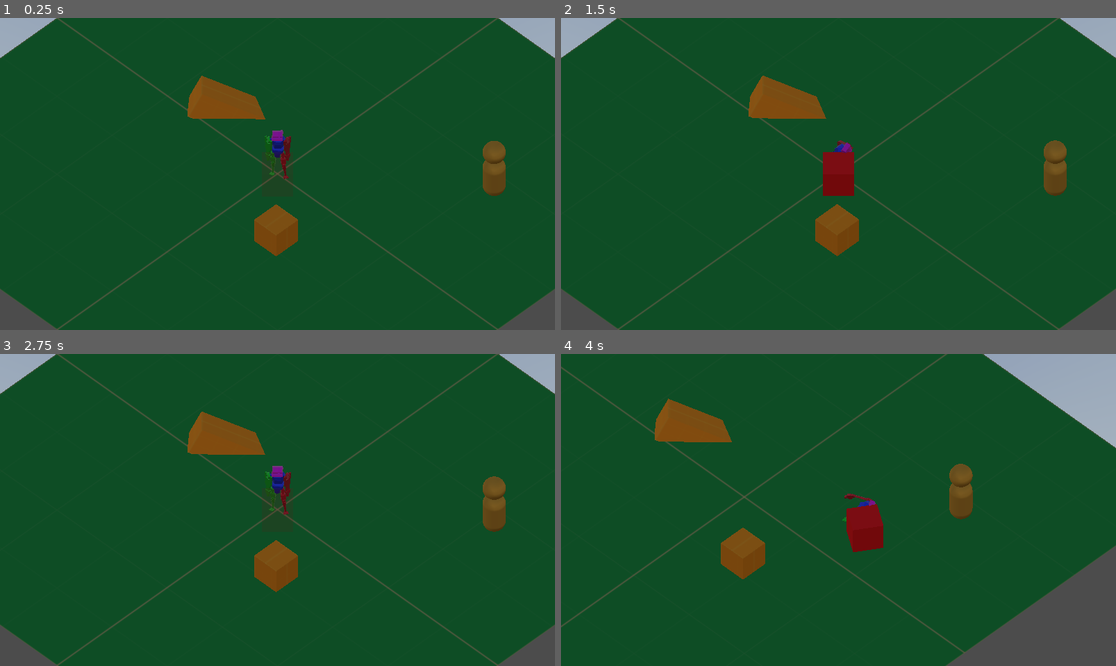
Above: before the commit, frames 1-4 (two rows, left to right).
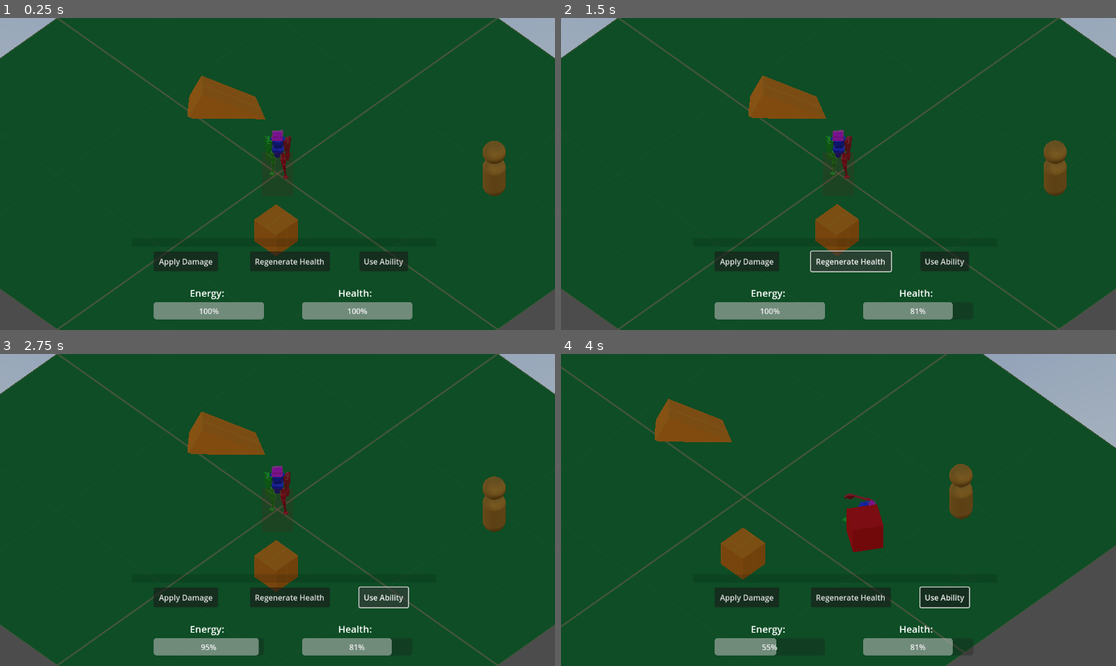
Above: after the commit, the same moments.

Repository: Androx765/Game_dev
Game: Godot game, scene res://scenes/game/game.tscn
The game is run twice, just before and just after one commit, with the same random seed, the same clock (stepped at 60 frames per second) and the same inputs. This scene is started directly instead of the project's main scene. A sky picture missing from this copy of the repository is replaced by a grey-blue gradient.
Inputs (mouse positions are in pixels of both pictures, inside the frame that each line leads up to):
- Up to frame 1 (0.25 s): no input
- Up to frame 2 (1.5 s): click (749, 261) at 0.5 s, where only the run after the commit has a clickable "Apply Damage"; click (849, 261) at 1.25 s, where only the run after the commit has a clickable "Regenerate Health"
- Up to frame 3 (2.75 s): click (382, 597) at 2 s, where only the run after the commit has a clickable "Use Ability"
- Up to frame 4 (4 s): move the mouse to (960, 494) at 2.77 s; press the mouse at (960, 494) at 2.78 s; hold D (move_right) 2.78-3.53 s; move the mouse to (727, 525) at 3.52 s; release the mouse at (727, 525) at 3.53 s; hold S (move_down) from 3.53 s (still down); tap 1 (dance1) at 3.6 s; click (727, 525) at 3.8 s

The runs differ from the first frame. In frame 1, 4.5% of the frame differs, in the area x 27-75%, y 74-97%; in frame 2, 5.4%, in the area x 27-74%, y 35-97%; in frame 3, 4.4%; in frame 4, 3.9%.

Commit message:
Create base entity, add basic ui to test

Diff:
--- /dev/null
+++ b/Game/scenes/game/characters/entity.gd
@@ -0,0 +1,79 @@
+class_name Entity
+
+extends CharacterBody3D #should be RigidBody3D
+
+# base stats
+var health_max: int
+var health_current: int
+var health_temp: int
+var health_regen: int
+var armor: int
+
+var energy_max: int
+var energy_current: int
+var energy_regen: int
+
+#var resistances: Dictionary
+
+# movement stats
+var direction: Vector2
+var speed_max: float
+var speed_current: float
+var acceleration: float
+var agility: int # how fast can you turn
+
+var is_busy: bool # is attacking / using ability
+var is_moving: bool
+
+func setup_base_stats(health: int, energy: int):
+	health_current = health
+	health_max = health
+	health_regen = health / 100
+	energy_current = energy
+	energy_max = energy
+	energy_regen = energy / 100
+
+# Called when the node enters the scene tree for the first time.
+func _ready():
+	pass
+
+# Called every frame. 'delta' is the elapsed time since the previous frame.
+func _process(delta):
+	pass
+
+## regenerate health by adding the regen amount
+func regen_heath():
+	if health_current < health_max:
+		health_current += health_regen
+		if health_current > health_max:
+			health_current = health_max
+
+## regenerate health by adding the regen amount
+func regen_energy():
+	if energy_current < energy_max:
+		energy_current += energy_regen
+		if energy_current > energy_max:
+			energy_current = energy_max
+
+func use_energy(amount: int):
+	energy_current -= amount
+	if energy_current < 0:
+		energy_current = 0
+
+## apply damage to node, amount of damage received depends on amount of damage and its damage type
+func apply_damage(amount: int):
+	var amount_rest = amount
+	# entity has still armor, remove from armor
+	while amount > 0 && armor > 0:
+		apply_damage_to_armor()
+		amount -= 1
+	# remove from health
+	while amount > 0 && health_current > 0:
+		apply_damage_to_health()
+		amount -= 1
+
+func apply_damage_to_armor():
+	armor -= 1
+
+func apply_damage_to_health():
+	health_current -= 1
--- a/Game/scenes/game/characters/player/player.gd
+++ b/Game/scenes/game/characters/player/player.gd
@@ -1,7 +1,7 @@
-extends CharacterBody3D
+extends Entity
 
-@export var speed = 5.0
-@export var acceleration = 5.0
+#@export var speed = 5.0
+#@export var acceleration = 5.0
 
 # Get the gravity from the project settings to be synced with RigidBody nodes.
 var gravity = ProjectSettings.get_setting("physics/3d/default_gravity")
@@ -16,6 +16,11 @@
 @onready var anim_tree = $playerModelWAnim.get_children()[2]
 @onready var anim_state = $playerModelWAnim.get_children()[2].get("parameters/playback")
 
+func _ready():
+	# init base stats
+	setup_base_stats(100, 100)
+	speed_current = 5.0
+	acceleration = 5.0
 
 func _physics_process(delta):
 	# Add the gravity.
@@ -42,10 +47,10 @@
 	var direction = (transform.basis * Vector3(input_dir.x, 0, input_dir.y)).normalized()
 
 	# change velocity of player
-	velocity = lerp(velocity, direction * speed, acceleration * delta)
+	velocity = lerp(velocity, direction * speed_current, acceleration * delta)
 
 	# set the blend position in the IWR blendspace depending on the velocity
-	anim_tree.set("parameters/IWR/blend_position", Vector2(velocity.x, -velocity.z) / speed)
+	anim_tree.set("parameters/IWR/blend_position", Vector2(velocity.x, -velocity.z) / speed_current)
 
 	velocity.y = vy
 
@@ -60,6 +65,7 @@
 	if event.is_action_pressed("melee_attack"):
 		melee_attack()
 		melee_attack_test()
+		use_energy(20)
 
 	# dances
 	if event.is_action_pressed("dance1"):
--- /dev/null
+++ b/Game/scenes/game/characters/testing_base_entity/entityDummy.gd
@@ -0,0 +1,15 @@
+extends Entity
+
+
+# Called when the node enters the scene tree for the first time.
+func _ready():
+	# initialize stats
+	health_max = 100
+	health_current = health_max
+	energy_max = 100
+	energy_current = energy_max
+
+
+# Called every frame. 'delta' is the elapsed time since the previous frame.
+func _process(delta):
+	pass
--- /dev/null
+++ b/Game/scenes/game/characters/testing_base_entity/entityDummy.tscn
@@ -0,0 +1,6 @@
+[gd_scene load_steps=2 format=3 uid="uid://c4ljbxcihn2ni"]
+
+[ext_resource type="Script" path="res://scenes/game/characters/testing_base_entity/entityDummy.gd" id="1_tj336"]
+
+[node name="EntityDummy" type="Node3D"]
+script = ExtResource("1_tj336")
--- /dev/null
+++ b/Game/scenes/game/characters/testing_base_entity/entityTestingUI.gd
@@ -0,0 +1,28 @@
+extends Control
+
+@onready var playerNode: Entity = $"../Player"
+
+# Called when the node enters the scene tree for the first time.
+func _ready():
+	$HealthBar.max_value = playerNode.health_max
+	$HealthBar.value = playerNode.health_current
+	$EnergyBar.max_value = playerNode.energy_max
+	$EnergyBar.value = playerNode.energy_current
+
+# Called every frame. 'delta' is the elapsed time since the previous frame.
+func _process(delta):
+	# update progress bars
+	$HealthBar.value = playerNode.health_current
+	$EnergyBar.value = playerNode.energy_current
+
+
+func _on_button_apply_damage_pressed():
+	playerNode.apply_damage(20)
+
+
+func _on_button_regen_health_pressed():
+	playerNode.regen_heath()
+
+
+func _on_button_use_ability_pressed():
+	playerNode.use_energy(5)
--- /dev/null
+++ b/Game/scenes/game/characters/testing_base_entity/entityTestingUI.tscn
@@ -0,0 +1,82 @@
+[gd_scene load_steps=2 format=3 uid="uid://dbr47ebdjjpnd"]
+
+[ext_resource type="Script" path="res://scenes/game/characters/testing_base_entity/entityTestingUI.gd" id="1_wwkeq"]
+
+[node name="EntityTestingUI" type="Control"]
+layout_mode = 3
+anchor_right = 0.549
+anchor_bottom = 0.285
+offset_right = -0.447998
+offset_bottom = 0.319977
+grow_horizontal = 2
+grow_vertical = 2
+script = ExtResource("1_wwkeq")
+
+[node name="ColorRect" type="ColorRect" parent="."]
+layout_mode = 1
+anchors_preset = 15
+anchor_right = 1.0
+anchor_bottom = 1.0
+grow_horizontal = 2
+grow_vertical = 2
+color = Color(0, 0, 0, 0.117647)
+
+[node name="Health" type="Label" parent="."]
+layout_mode = 0
+offset_left = 428.0
+offset_top = 100.0
+offset_right = 503.0
+offset_bottom = 128.0
+theme_override_font_sizes/font_size = 20
+text = "Health: "
+
+[node name="Energy" type="Label" parent="."]
+layout_mode = 0
+offset_left = 120.0
+offset_top = 100.0
+offset_right = 197.0
+offset_bottom = 128.0
+theme_override_font_sizes/font_size = 20
+text = "Energy: "
+
+[node name="Button_ApplyDamage" type="Button" parent="."]
+layout_mode = 0
+offset_left = 45.0
+offset_top = 28.0
+offset_right = 179.0
+offset_bottom = 69.0
+text = "Apply Damage"
+
+[node name="Button_RegenHealth" type="Button" parent="."]
+layout_mode = 0
+offset_left = 245.0
+offset_top = 28.0
+offset_right = 411.0
+offset_bottom = 69.0
+text = "Regenerate Health"
+
+[node name="Button_UseAbility" type="Button" parent="."]
+layout_mode = 0
+offset_left = 472.0
+offset_top = 28.0
+offset_right = 573.0
+offset_bottom = 69.0
+text = "Use Ability"
+
+[node name="HealthBar" type="ProgressBar" parent="."]
+layout_mode = 0
+offset_left = 353.0
+offset_top = 133.0
+offset_right = 582.0
+offset_bottom = 169.0
+
+[node name="EnergyBar" type="ProgressBar" parent="."]
+layout_mode = 0
+offset_left = 45.0
+offset_top = 133.0
+offset_right = 274.0
+offset_bottom = 169.0
+
+[connection signal="pressed" from="Button_ApplyDamage" to="." method="_on_button_apply_damage_pressed"]
+[connection signal="pressed" from="Button_RegenHealth" to="." method="_on_button_regen_health_pressed"]
+[connection signal="pressed" from="Button_UseAbility" to="." method="_on_button_use_ability_pressed"]
--- a/Game/scenes/game/game.tscn
+++ b/Game/scenes/game/game.tscn
@@ -1,6 +1,7 @@
-[gd_scene load_steps=17 format=3 uid="uid://bwtflc2bkpllc"]
+[gd_scene load_steps=18 format=3 uid="uid://bwtflc2bkpllc"]
 
 [ext_resource type="PackedScene" uid="uid://ix0rrue5eto4" path="res://scenes/game/characters/player/player.tscn" id="1_nibv8"]
+[ext_resource type="PackedScene" uid="uid://dbr47ebdjjpnd" path="res://scenes/game/characters/testing_base_entity/entityTestingUI.tscn" id="1_snwct"]
 [ext_resource type="PackedScene" uid="uid://dtwychb5owat6" path="res://scenes/game/cameras/camera_controller.tscn" id="2_1tk7b"]
 [ext_resource type="Texture2D" uid="uid://cklayjv56ays2" path="res://assets/textures/dev/kenney/PNG/Green/texture_02.png" id="3_m0nn2"]
 [ext_resource type="Texture2D" uid="uid://dc8g1vqjwaqa0" path="res://assets/textures/dev/kenney/PNG/Orange/texture_02.png" id="3_qhnw1"]
@@ -84,3 +85,12 @@
 
 [node name="EnemyDummy" parent="." instance=ExtResource("6_f5htk")]
 transform = Transform3D(0.75, 0, 0, 0, 0.75, 0, 0, 0, 0.75, 5.46985, 0.690464, -4.35374)
+
+[node name="EntityTestingUI" parent="." instance=ExtResource("1_snwct")]
+offset_left = 274.0
+offset_top = 457.0
+offset_right = 273.552
+offset_bottom = 290.784
+grow_horizontal = 1
+grow_vertical = 1
+size_flags_vertical = 0
